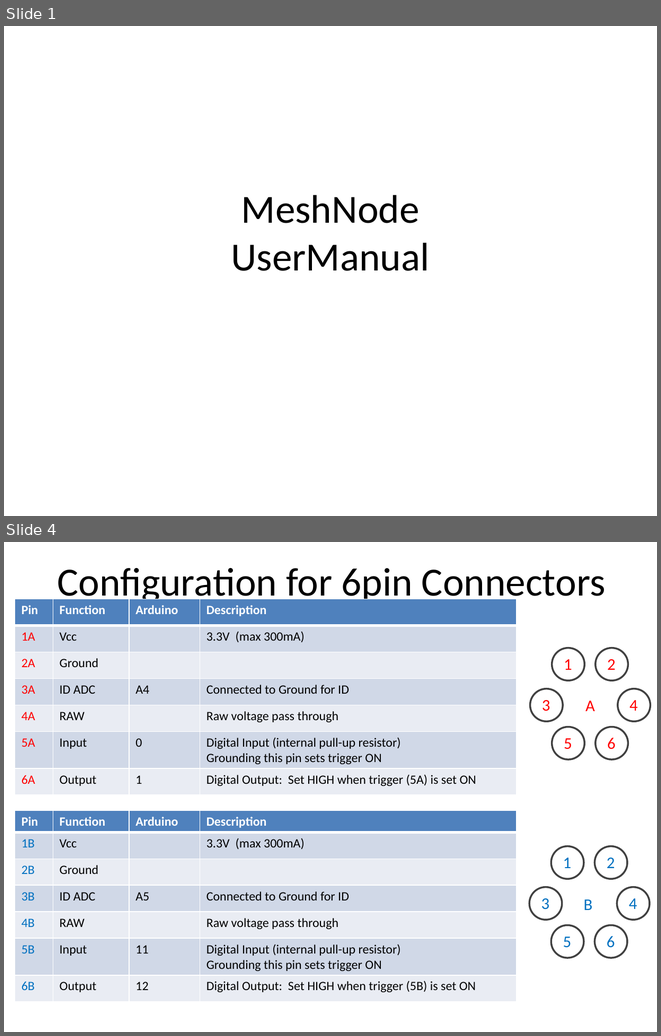
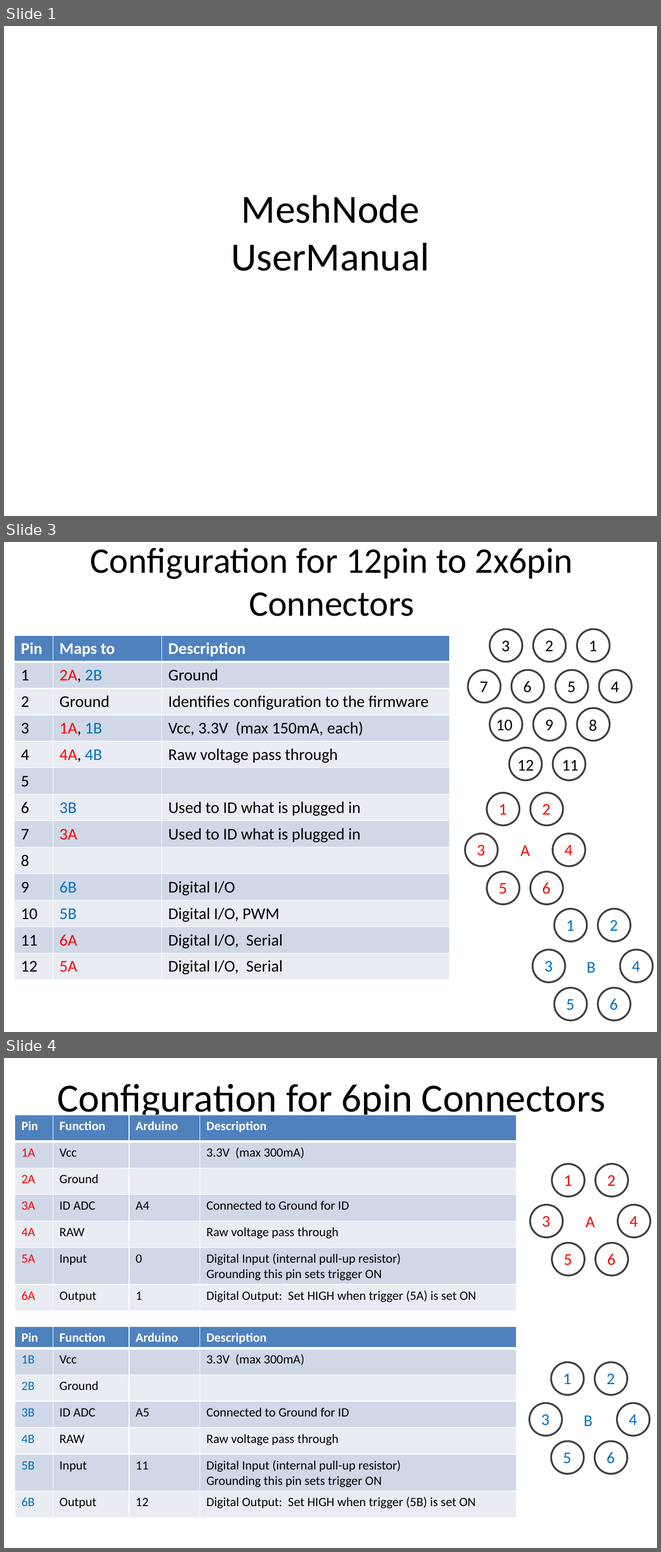
Before and after one commit to anaiman/MeshNodeFirmware, a slide deck: MeshNodeUserManual.pptx. Shown one above the other, each under a label of ours: slides 1 and 4 before the commit, slides 1, 3 and 4 after it; the slides between them are not shown. The pictures are 661x1036 and 661x1552 pixels, drawn with LibreOffice and Linux fonts; fonts in the diff are those of the drawing. Boxes give left, top, right and bottom in pixels: in the first picture for what was removed or moved away, otherwise in the second. Text is boxed around its words. In the diff, an @@ line names an element or a change of style, - is before the commit and + after.

Commit message:
Fixed 12-pin connector pin-out (changed to manufacturer spec).

```diff
--- a/MeshNodeUserManual.pptx
+++ b/MeshNodeUserManual.pptx
@@ slide 3 added at (x1=4, y1=542, x2=657, y2=1032), background #FFFFFF @@
@@ title added at (x1=90, y1=548, x2=573, y2=616), 39.6 pt, text #000000 @@
+Configuration for 12pin to 2x6pin Connectors
@@ table added at (x1=15, y1=635, x2=450, y2=979), 13 rows, 3 columns @@
+Pin | Maps to | Description
+1 | 2A, 2B | Ground
+2 | Ground | Identifies configuration to the firmware
+3 | 1A, 1B | Vcc, 3.3V (max 150mA, each)
+4 | 4A, 4B | Raw voltage pass through
+5 |  | 
+6 | 3B | Used to ID what is plugged in
+7 | 3A | Used to ID what is plugged in
+8 |  | 
+9 | 6B | Digital I/O
+10 | 5B | Digital I/O, PWM
+11 | 6A | Digital I/O, Serial
+12 | 5A | Digital I/O, Serial
@@ group added at (x1=468, y1=629, x2=632, y2=780): 12 ellipses, 12 texts @@
+3
+2
+7
+6
+5
+4
+8
+1
+10
+9
+12
+11
@@ ellipse added at (x1=486, y1=793, x2=519, y2=826), outline #404040 2 pt @@
@@ ellipse added at (x1=530, y1=793, x2=563, y2=826), outline #404040 2 pt @@
@@ text added at (x1=498, y1=804, x2=507, y2=814), 18 pt, text #FF0000 @@
+1
@@ text added at (x1=542, y1=804, x2=550, y2=814), 18 pt, text #FF0000 @@
+2
@@ ellipse added at (x1=465, y1=833, x2=497, y2=866), outline #404040 2 pt @@
@@ ellipse added at (x1=553, y1=833, x2=585, y2=866), outline #404040 2 pt @@
@@ text added at (x1=477, y1=845, x2=485, y2=856), 18 pt, text #FF0000 @@
+3
@@ text added at (x1=520, y1=845, x2=530, y2=856), 18 pt, text #FF0000 @@
+A
@@ text added at (x1=564, y1=845, x2=573, y2=855), 18 pt, text #FF0000 @@
+4
@@ ellipse added at (x1=486, y1=872, x2=519, y2=905), outline #404040 2 pt @@
@@ ellipse added at (x1=530, y1=872, x2=563, y2=905), outline #404040 2 pt @@
@@ text added at (x1=498, y1=883, x2=507, y2=894), 18 pt, text #FF0000 @@
+5
@@ text added at (x1=542, y1=882, x2=550, y2=894), 18 pt, text #FF0000 @@
+6
@@ ellipse added at (x1=555, y1=908, x2=587, y2=941), outline #404040 2 pt @@
@@ text added at (x1=566, y1=920, x2=575, y2=930), 18 pt, text #0070C0 @@
+1
@@ ellipse added at (x1=598, y1=908, x2=630, y2=941), outline #404040 2 pt @@
@@ text added at (x1=610, y1=920, x2=618, y2=930), 18 pt, text #0070C0 @@
+2
@@ ellipse added at (x1=532, y1=950, x2=565, y2=982), outline #404040 2 pt @@
@@ ellipse added at (x1=620, y1=950, x2=652, y2=982), outline #404040 2 pt @@
@@ text added at (x1=545, y1=961, x2=553, y2=972), 18 pt, text #0070C0 @@
+3
@@ text added at (x1=586, y1=962, x2=595, y2=972), 18 pt, text #0070C0 @@
+B
@@ text added at (x1=632, y1=961, x2=641, y2=971), 18 pt, text #0070C0 @@
+4
@@ ellipse added at (x1=555, y1=987, x2=587, y2=1020), outline #404040 2 pt @@
@@ text added at (x1=566, y1=999, x2=575, y2=1010), 18 pt, text #0070C0 @@
+5
@@ ellipse added at (x1=598, y1=987, x2=630, y2=1020), outline #404040 2 pt @@
@@ text added at (x1=610, y1=998, x2=618, y2=1010), 18 pt, text #0070C0 @@
+6
```
Also in this commit, not shown: 2 slides changed, 3 other slides added.
